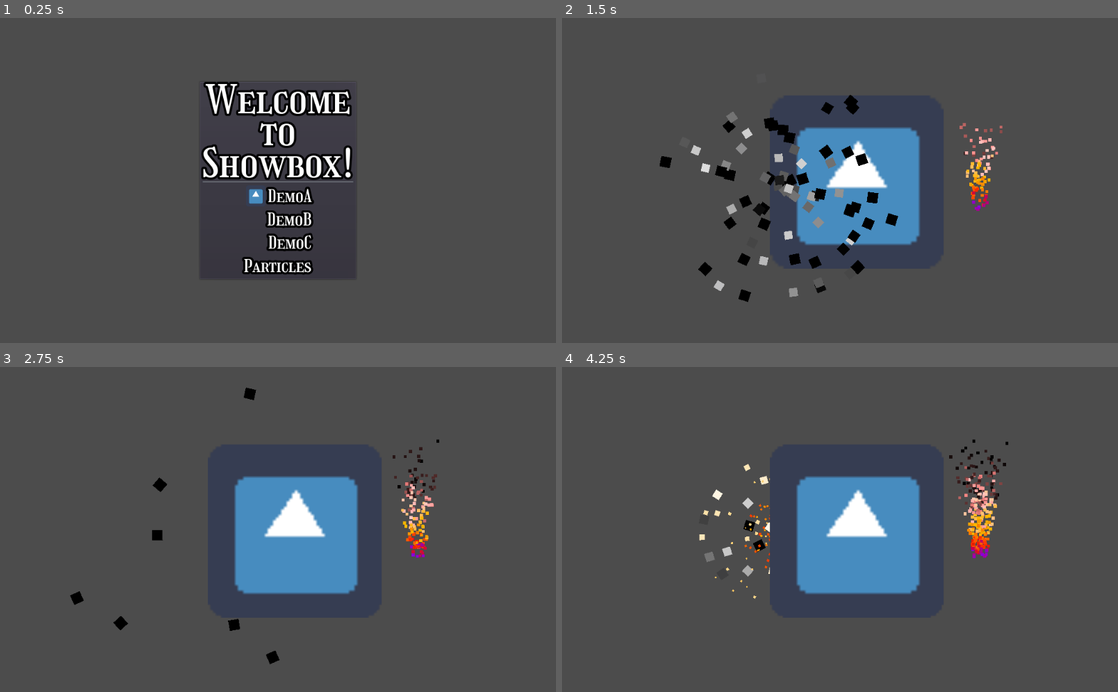
Above: before the commit, frames 1-4 (two rows, left to right).
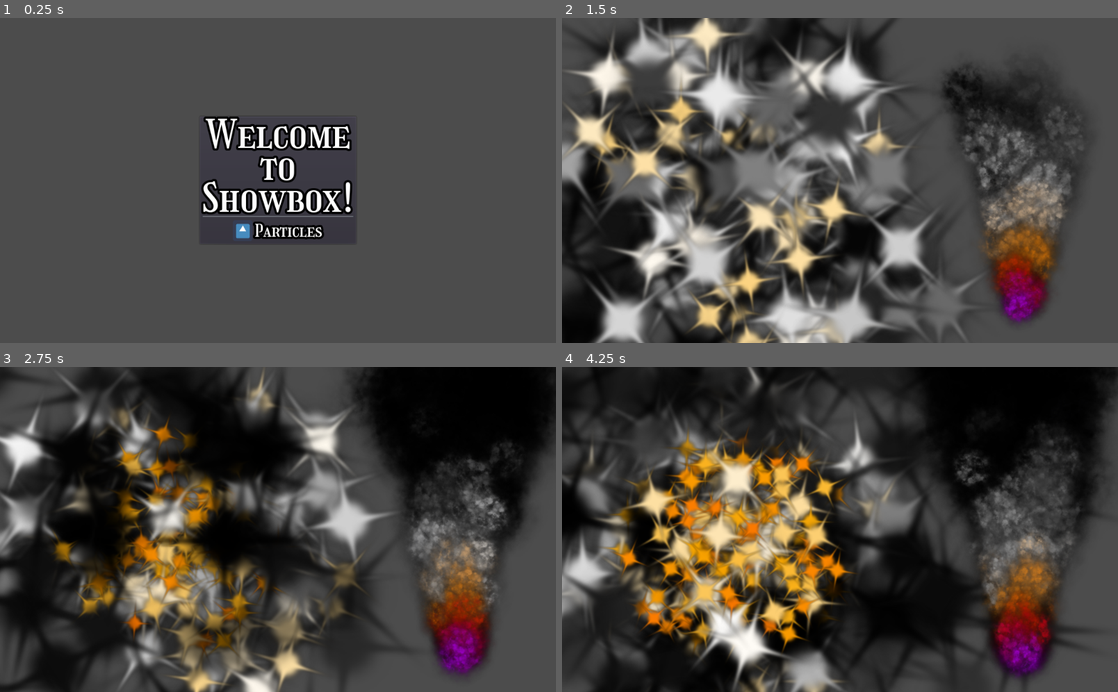
Above: after the commit, the same moments.

Repository: heartwood-hackers/showbox
Game: Godot game, scene res://RootNode.tscn
The game is run twice, just before and just after one commit, with the same random seed, the same clock (stepped at 60 frames per second) and the same inputs. The engine's default icon, where the game draws it, is replaced by a stand-in: a white triangle on a blue panel in a dark square.
Inputs:
- Up to frame 1 (0.25 s): no input
- Up to frame 2 (1.5 s): tap Enter (ui_accept) at 0.5, 0.77 s; hold Up (ui_up) 0.53-1.28 s; hold Down (ui_down) from 1.28 s (still down)
- Up to frame 3 (2.75 s): tap Enter (ui_accept) at 1.52 s; release Down (ui_down) at 2.03 s; hold Up (ui_up) from 2.03 s (still down)
- Up to frame 4 (4.25 s): tap Enter (ui_accept) at 3.02, 3.77 s; release Up (ui_up) at 3.53 s; hold Down (ui_down) from 3.53 s (still down)

The runs differ from the first frame. In frame 1, 9.1% of the frame differs, in the area x 36-64%, y 19-80%; in frame 2, 58%; in frame 3, 70%; in frame 4, 80%, in the area x 0-100%, y 0-100%.

Commit message:
add and use particle effect assets

Diff:
--- a/demos/DemoA.tscn
+++ /dev/null
@@ -1,10 +0,0 @@
-[gd_scene load_steps=2 format=2]
-
-[ext_resource path="res://icon.png" type="Texture" id=1]
-
-[node name="Node2D" type="Node2D"]
-
-[node name="Icon" type="Sprite" parent="."]
-position = Vector2( 543, 303 )
-scale = Vector2( 5, 5 )
-texture = ExtResource( 1 )
--- a/demos/DemoB.tscn
+++ /dev/null
@@ -1,8 +0,0 @@
-[gd_scene format=2]
-
-[node name="Spatial" type="Spatial"]
-
-[node name="CSGBox" type="CSGBox" parent="."]
-
-[node name="Camera" type="Camera" parent="."]
-transform = Transform( 0.823007, -0.265119, 0.502366, 0.0106663, 0.891455, 0.452983, -0.567931, -0.36745, 0.736502, 2.05156, 2.1536, 3.1004 )
--- a/demos/DemoC.tscn
+++ /dev/null
@@ -1,20 +0,0 @@
-[gd_scene load_steps=2 format=2]
-
-[ext_resource path="res://Title.tres" type="Theme" id=1]
-
-[node name="Control" type="Control"]
-anchor_right = 1.0
-anchor_bottom = 1.0
-
-[node name="CenterContainer" type="CenterContainer" parent="."]
-anchor_right = 1.0
-anchor_bottom = 1.0
-
-[node name="Label" type="Label" parent="CenterContainer"]
-margin_left = 298.0
-margin_top = 272.0
-margin_right = 725.0
-margin_bottom = 328.0
-theme = ExtResource( 1 )
-text = "Control Scene"
-uppercase = true
--- a/demos/Particles.tscn
+++ b/demos/Particles.tscn
@@ -1,54 +1,77 @@
-[gd_scene load_steps=5 format=2]
+[gd_scene load_steps=10 format=2]
+
+[ext_resource path="res://demos/particles/textures/smoke_02.png" type="Texture" id=1]
+[ext_resource path="res://demos/particles/textures/star_06.png" type="Texture" id=2]
 
 [sub_resource type="CanvasItemMaterial" id=4]
 
+[sub_resource type="Curve" id=5]
+min_value = -360.0
+max_value = 360.0
+_data = [ Vector2( 0, 20.3514 ), 0.0, 0.0, 0, 0, Vector2( 0.408867, 10.6217 ), 0.0, 0.0, 0, 0, Vector2( 0.995074, 168.349 ), 0.0, 0.0, 0, 0 ]
+
+[sub_resource type="Curve" id=6]
+_data = [ Vector2( 0.00492611, 0.368953 ), 0.0, 0.0, 0, 0, Vector2( 0.593596, 0.499583 ), 0.0, 0.0, 0, 0, Vector2( 1, 1 ), 0.0, 0.0, 0, 0 ]
+
 [sub_resource type="Gradient" id=1]
-offsets = PoolRealArray( 0, 0.0921788, 0.259777, 0.505587, 0.790503, 1 )
-colors = PoolColorArray( 0, 0.198321, 1, 1, 1, 0, 0, 1, 1, 0.520429, 0, 1, 1, 1, 1, 1, 0.151543, 0.151543, 0.151543, 1, 0, 0, 0, 1 )
+offsets = PoolRealArray( 0, 0.0642458, 0.145251, 0.307263, 0.639665, 1 )
+colors = PoolColorArray( 0.74967, 0, 1, 1, 1, 0, 0, 1, 1, 0.520429, 0, 1, 1, 1, 1, 1, 0, 0, 0, 1, 0, 0, 0, 1 )
+
+[sub_resource type="Curve" id=7]
+min_value = -200.0
+max_value = 200.0
+_data = [ Vector2( 0.00738916, 117.266 ), 0.0, 0.0, 0, 0, Vector2( 0.534483, 75.8244 ), 0.0, 0.0, 0, 0, Vector2( 0.726601, -172.824 ), 0.0, 0.0, 0, 0 ]
 
 [sub_resource type="Curve" id=2]
-_data = [ Vector2( 0.00985222, 0.31697 ), 0.0, 0.0, 0, 0, Vector2( 0.362069, 0.168322 ), 0.0, 0.0, 0, 0, Vector2( 0.640394, 0.708862 ), 8.53453, 0.0, 0, 0, Vector2( 1, 0.965619 ), 0.0, 0.0, 0, 0 ]
+_data = [ Vector2( 0, 0 ), 0.0, 0.0, 0, 0, Vector2( 0.406404, 0.252624 ), 0.0, 0.0, 0, 0, Vector2( 0.640394, 0.708862 ), 0.087746, 0.087746, 0, 0, Vector2( 1, 0.965619 ), 0.0, 0.0, 0, 0 ]
 
 [sub_resource type="Gradient" id=3]
-offsets = PoolRealArray( 0, 0.122905, 0.391061, 0.698324, 0.849162, 1 )
-colors = PoolColorArray( 1, 0.507013, 0, 1, 1, 0, 0, 1, 0.981904, 0.659615, 0.00207592, 1, 1, 1, 1, 1, 0, 0, 0, 1, 0, 0, 0, 1 )
+offsets = PoolRealArray( 0, 0.122905, 0.391061, 0.578212, 0.849162, 1 )
+colors = PoolColorArray( 1, 0.507013, 0, 1, 1, 0, 0, 1, 0.981904, 0.659615, 0.00207592, 1, 1, 1, 1, 1, 0, 0, 0, 1, 0, 0, 0, 0.231373 )
 
 [node name="Particles" type="Node"]
 
 [node name="FirstFire" type="CPUParticles2D" parent="."]
 material = SubResource( 4 )
-position = Vector2( 769, 343 )
+position = Vector2( 845, 529 )
 scale = Vector2( 2, 2 )
-amount = 150
-lifetime = 4.0
+amount = 100
+lifetime = 5.0
 preprocess = 1.0
 speed_scale = 1.59
 lifetime_randomness = 0.2
+texture = ExtResource( 1 )
 emission_shape = 1
 emission_sphere_radius = 7.0
 direction = Vector2( 0, -1 )
 spread = 14.27
 gravity = Vector2( 0, 0 )
-initial_velocity = 30.0
+initial_velocity = 80.0
 initial_velocity_random = 0.5
-angle = 180.0
-scale_amount = 3.0
+angle = 720.0
+angle_random = 1.0
+angle_curve = SubResource( 5 )
+scale_amount = 0.25
 scale_amount_random = 0.2
+scale_amount_curve = SubResource( 6 )
 color_ramp = SubResource( 1 )
-hue_variation = 0.07
 
 [node name="Firework" type="CPUParticles2D" parent="."]
-position = Vector2( 402, 310 )
+position = Vector2( 319, 331 )
 amount = 100
+lifetime = 1.5
 explosiveness = 1.0
 randomness = 0.54
 lifetime_randomness = 0.47
-flag_align_y = true
+texture = ExtResource( 2 )
 spread = 180.0
 gravity = Vector2( 0, 0 )
-initial_velocity = 300.0
+initial_velocity = 400.0
 initial_velocity_random = 1.0
 orbit_velocity_random = 0.2
-scale_amount = 20.0
+linear_accel_curve = SubResource( 7 )
+radial_accel = 28.44
+angle = -244.4
+angle_random = 1.0
 scale_amount_curve = SubResource( 2 )
 color_ramp = SubResource( 3 )
Binary file added: demos/particles/textures/circle_01.png
Not shown, added: demos/particles/textures/circle_01.png.import
Binary file added: demos/particles/textures/circle_02.png
Not shown, added: demos/particles/textures/circle_02.png.import
Binary file added: demos/particles/textures/circle_03.png
Not shown, added: demos/particles/textures/circle_03.png.import
Binary file added: demos/particles/textures/circle_04.png
Not shown, added: demos/particles/textures/circle_04.png.import
Binary file added: demos/particles/textures/circle_05.png
Not shown, added: demos/particles/textures/circle_05.png.import
Binary file added: demos/particles/textures/dirt_01.png
Not shown, added: demos/particles/textures/dirt_01.png.import
(and 148 more such lines)
